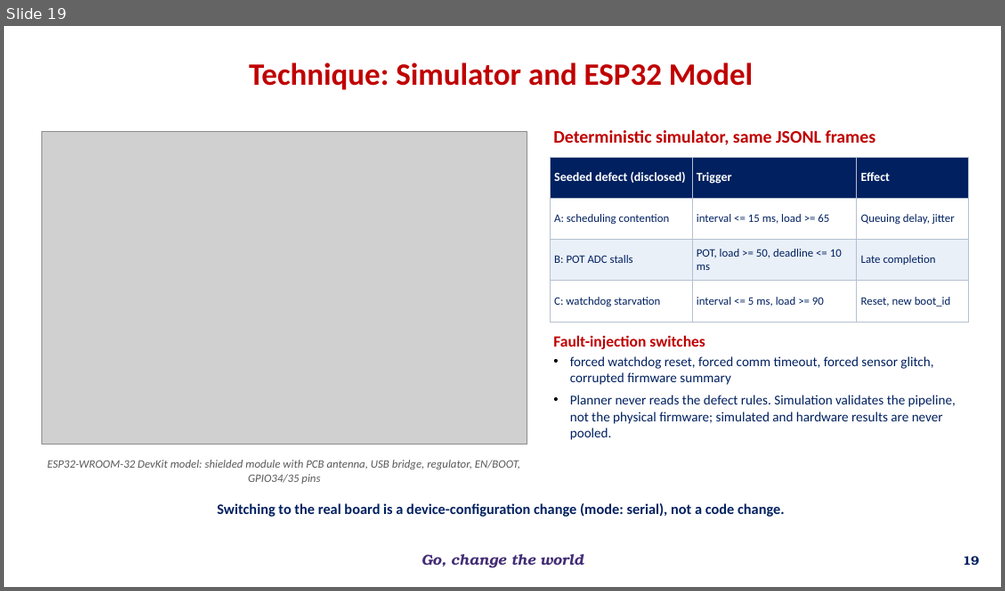
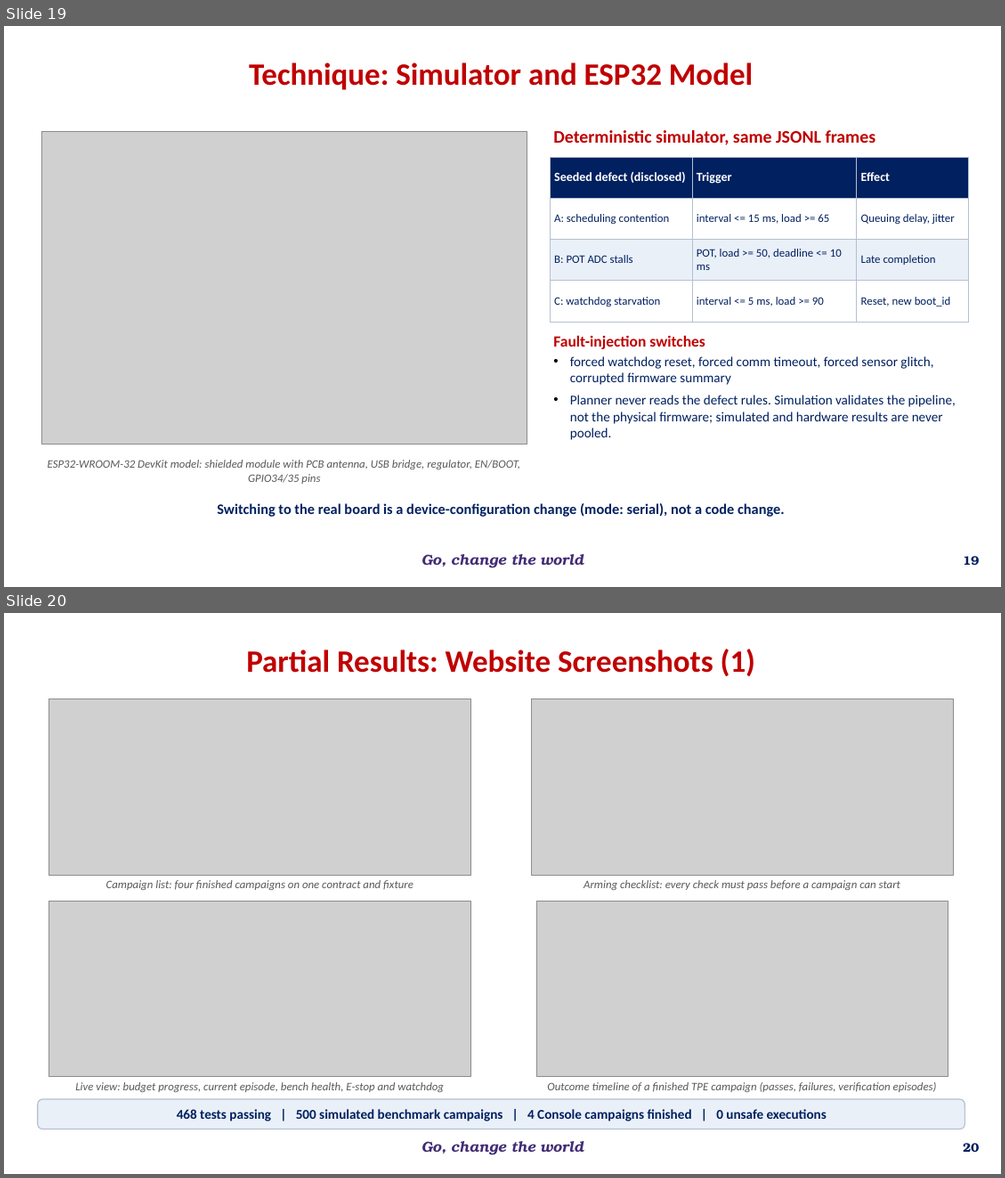
Before and after one commit to overclocked-2124/ChipCheck, a slide deck: docs/presentation/AI-Driven Adaptive Physical Testing for Embedded Systems - Phase 2.pptx. Shown one above the other, each under a label of ours: slide 19 before the commit, slides 19 and 20 after it. The pictures are 1005x591 and 1005x1178 pixels, drawn with LibreOffice and Linux fonts; fonts in the diff are those of the drawing; grey boxes stand for pictures; background and template pictures are left out. Boxes give left, top, right and bottom in pixels: in the first picture for what was removed or moved away, otherwise in the second. Text is boxed around its words. In the diff, an @@ line names an element or a change of style, - is before the commit and + after.

```diff
--- a/docs/presentation/AI-Driven Adaptive Physical Testing for Embedded Systems - Phase 2.pptx
+++ b/docs/presentation/AI-Driven Adaptive Physical Testing for Embedded Systems - Phase 2.pptx
@@ slide 20 added at (4,613,1001,1174), background #FFFFFF; not listed: 1 template element that a slide beside it also shows @@
@@ text added at (246,649,755,676), 30 pt, text #C00000, bold @@
+Partial Results: Website Screenshots (1)
@@ picture added at (48,699,470,875) @@
@@ picture added at (531,699,953,875) @@
@@ picture added at (48,900,470,1077) @@
@@ text added at (106,880,413,890), 11 pt, text #595959, italic @@
+Campaign list: four finished campaigns on one contract and fixture
@@ picture added at (536,900,947,1077) @@
@@ text added at (583,880,900,890), 11 pt, text #595959, italic @@
+Arming checklist: every check must pass before a campaign can start
@@ text added at (75,1082,444,1092), 11 pt, text #595959, italic @@
+Live view: budget progress, current episode, bench health, E-stop and watchdog
@@ text added at (547,1082,937,1092), 11 pt, text #595959, italic @@
+Outcome timeline of a finished TPE campaign (passes, failures, verification episodes)
@@ rounded rectangle added at (38,1099,965,1129), fill #EAF0F8, outline #B4C0D0 1 pt, 13 pt, text #002060, bold @@
+468 tests passing | 500 simulated benchmark campaigns | 4 Console campaigns finished | 0 unsafe executions
@@ page number added at (963,1143,979,1151), 12 pt, text #002060, bold @@
+20
```
Also in this commit, not shown: 1 slide changed, 1 other slide added, 6 slides removed.
